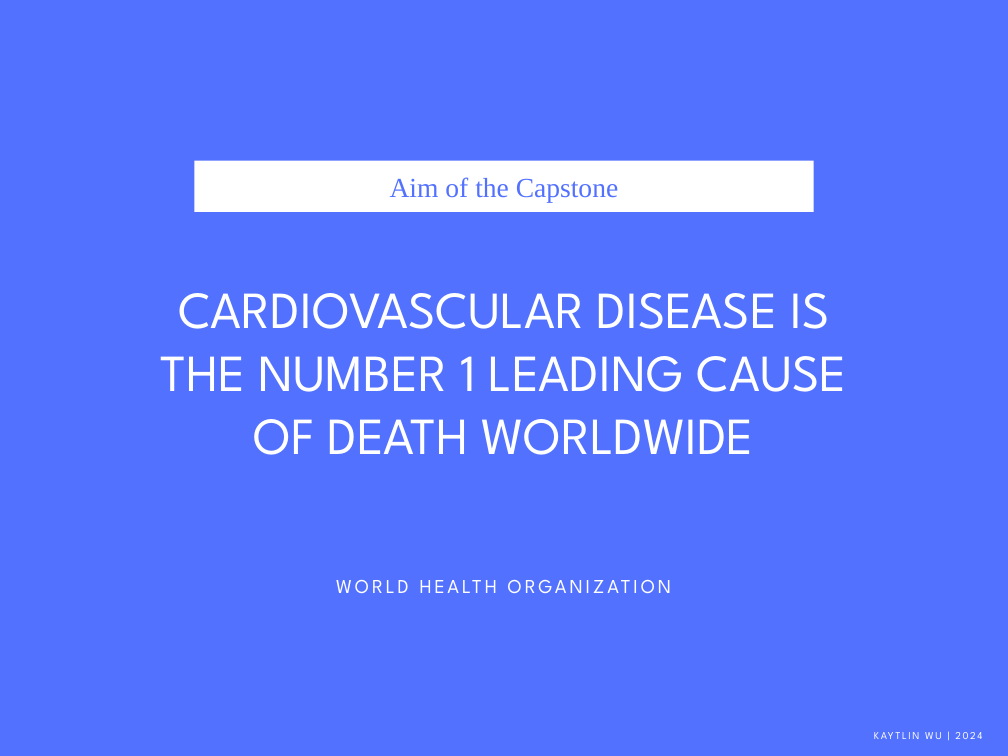
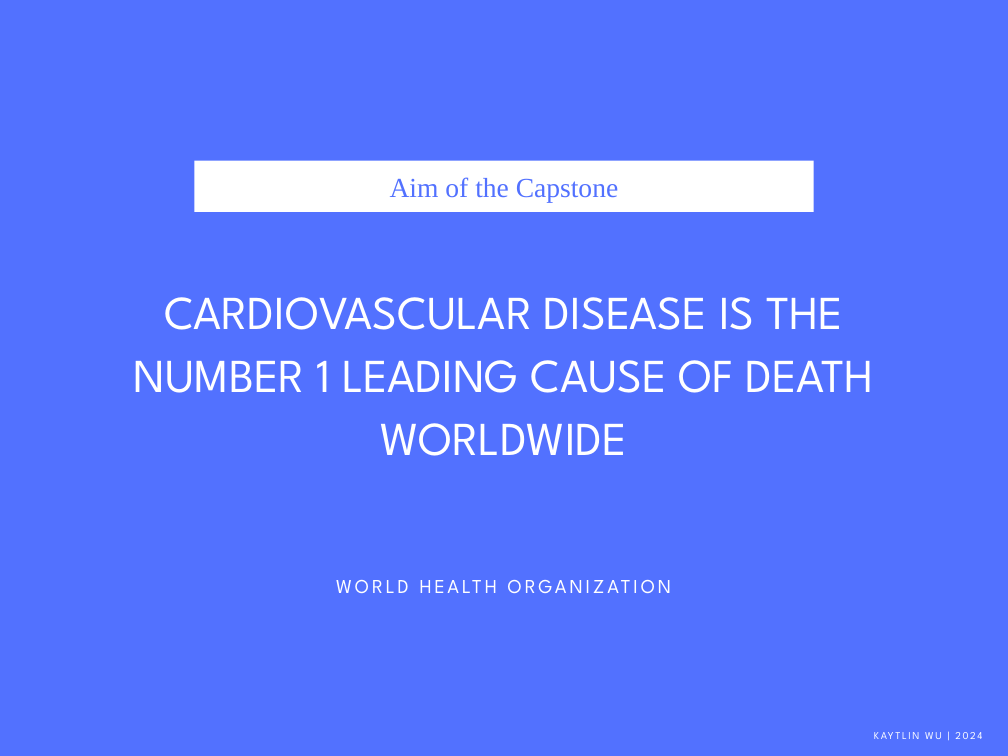
Before and after one commit to kaytlinwu/Capstone_Heart_Failure_Predictor, a slide deck: slide 2 of Predication Model for Heart Failure.pptx. Drawn at 1008x756 pixels with LibreOffice and Linux fonts; fonts in the diff are those of the drawing; background and template pictures are left out. Boxes give left, top, right and bottom in pixels: in the first picture for what was removed or moved away, otherwise in the second. Text is boxed around its words. In the diff, an @@ line names an element or a change of style, - is before the commit and + after.

```diff
--- a/Predication Model for Heart Failure.pptx
+++ b/Predication Model for Heart Failure.pptx
@@ text "CARDIOVASCULAR DISEASE IS THE NUMBER ..." at [134,297,874,456]: size 39.8 to 36 pt @@
```
Also in this commit, not shown: 3 other slides changed, 3 other files.
